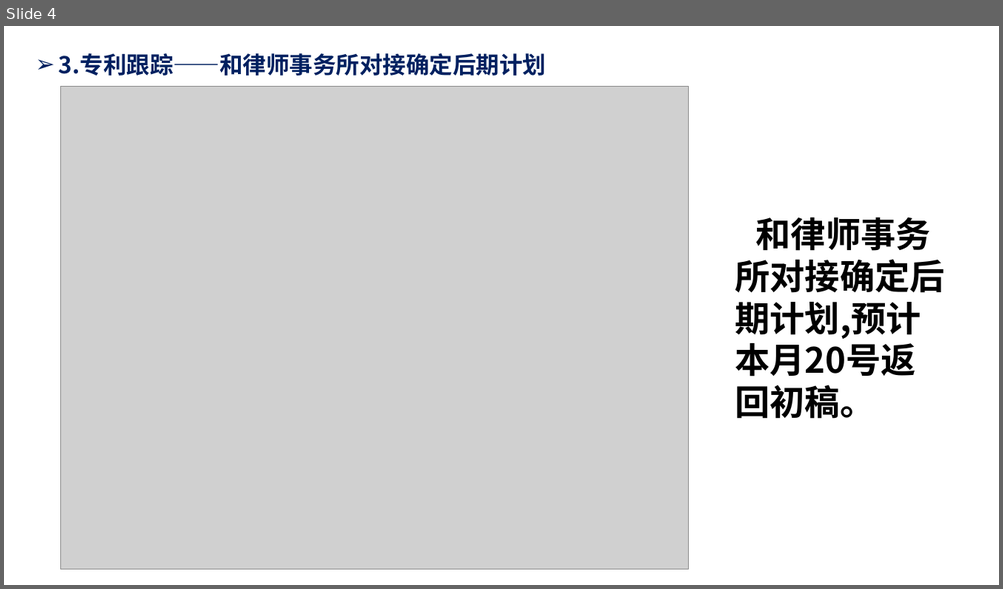
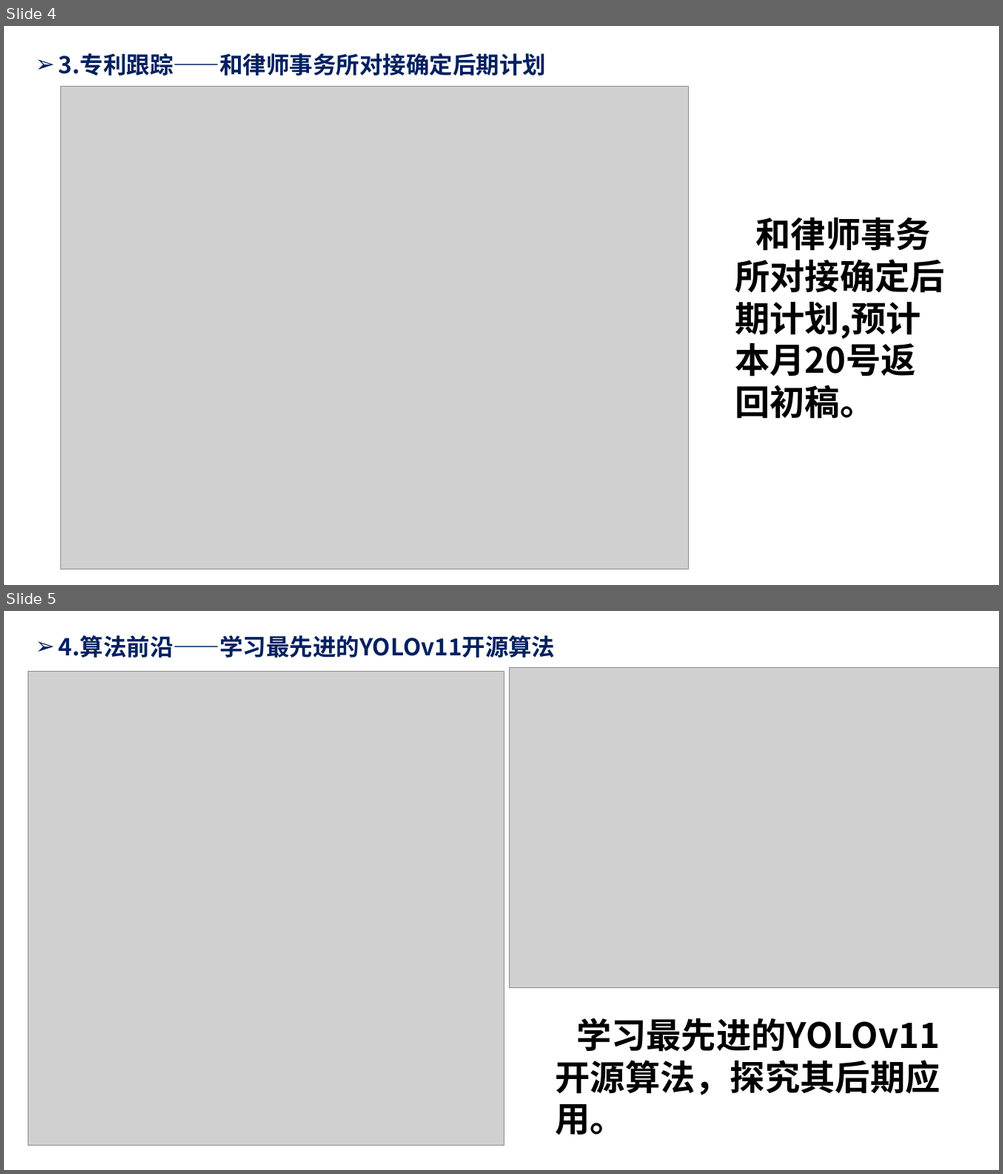
Before and after one commit to Humble-Engineer/Reports, a slide deck: 2024年/周报20241213.pptx. Shown one above the other, each under a label of ours: slide 4 before the commit, slides 4 and 5 after it. The pictures are 1003x589 and 1003x1174 pixels, drawn with LibreOffice and Linux fonts; fonts in the diff are those of the drawing; grey boxes stand for pictures. Boxes give left, top, right and bottom in pixels: in the first picture for what was removed or moved away, otherwise in the second. Text is boxed around its words. In the diff, an @@ line names an element or a change of style, - is before the commit and + after.

```diff
--- a/2024年/周报20241213.pptx
+++ b/2024年/周报20241213.pptx
@@ slide 5 added at bbox=[4, 611, 999, 1170], background #FFFFFF @@
@@ text added at bbox=[59, 635, 555, 658], 40 pt, text #002060, bold @@
+➢ 4.算法前沿——学习最先进的YOLOv11开源算法
@@ picture added at bbox=[28, 672, 504, 1146] @@
@@ picture added at bbox=[509, 667, 999, 988] @@
@@ text added at bbox=[555, 1018, 940, 1136], 60 pt, text #000000, bold @@
+学习最先进的YOLOv11开源算法，探究其后期应用。
```
Also in this commit, not shown: 1 slide changed, 1 other slide added.
